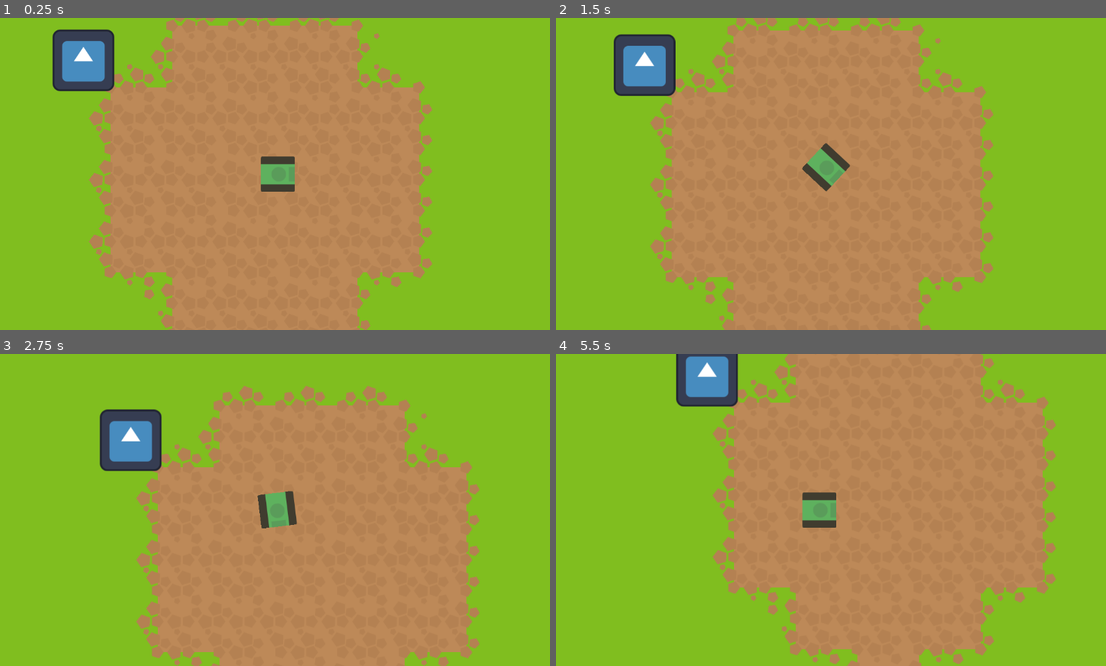
Above: before the commit, frames 1-4 (two rows, left to right).
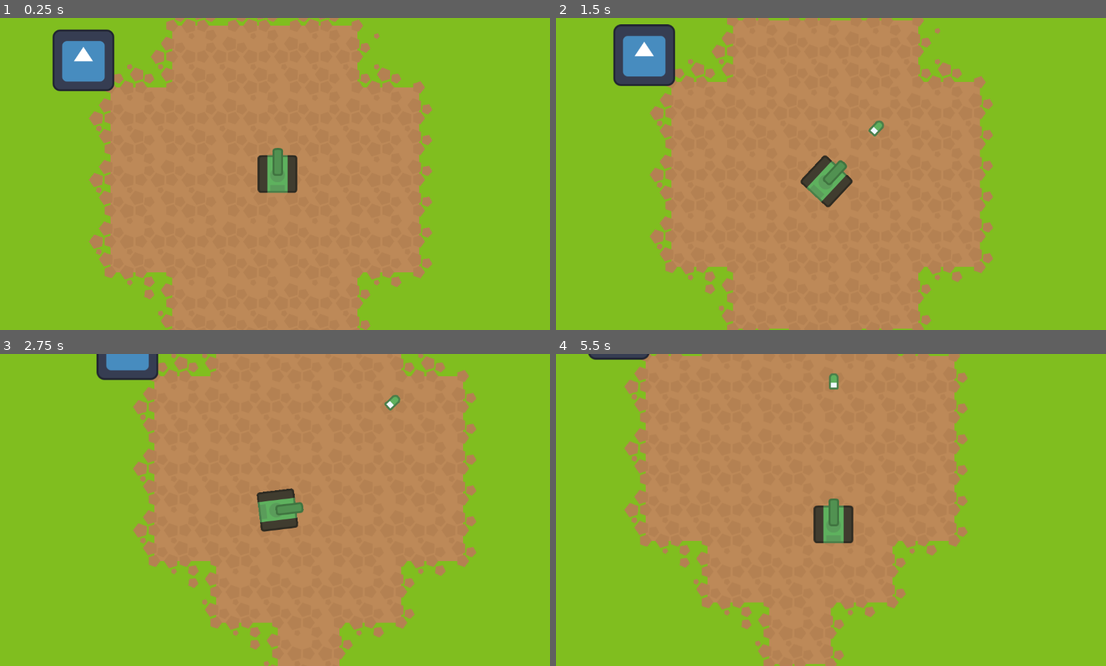
Above: after the commit, the same moments.

Repository: nbonkowski/ophasen-workshop-godot-2024
Game: Godot game, scene res://scenes/game.tscn
The game is run twice, just before and just after one commit, with the same random seed, the same clock (stepped at 60 frames per second) and the same inputs. The engine's default icon, where the game draws it, is replaced by a stand-in: a white triangle on a blue panel in a dark square.
Inputs:
- Up to frame 1 (0.25 s): no input
- Up to frame 2 (1.5 s): tap Enter at 0.5 s; hold D (turn_right) 0.53-1.28 s; tap Space (fire_tank, bound only after the commit) at 0.6, 1.35 s; hold S (drive_down) from 1.28 s (still down)
- Up to frame 3 (2.75 s): release S (drive_down) at 2.03 s; hold D (turn_right) from 2.03 s (still down); tap Space (fire_tank, bound only after the commit) at 2.1 s
- Up to frame 4 (5.5 s): release D (turn_right) at 2.78 s; hold W (drive_up) 2.78-3.53 s; tap Space (fire_tank, bound only after the commit) every 0.75 s from 2.85 to 5.1 s; hold A (turn_left) 3.53-5.03 s; hold S (drive_down) from 5.03 s (still down)

The runs differ from the first frame. In frame 1, 0.6% of the frame differs, in the area x 46-55%, y 41-57%; in frame 2, 7.9%; in frame 3, 25%; in frame 4, 33%, in the area x 5-91%, y 0-100%.

Commit message:
add simple projectiles to player

Diff:
--- a/project.godot
+++ b/project.godot
@@ -37,3 +37,8 @@
 "events": [Object(InputEventKey,"resource_local_to_scene":false,"resource_name":"","device":-1,"window_id":0,"alt_press …(192 unchanged characters)…
 ]
 }
+fire_tank={
+"deadzone": 0.5,
+"events": [Object(InputEventKey,"resource_local_to_scene":false,"resource_name":"","device":-1,"window_id":0,"alt_pressed":false,"shift_pressed":false,"ctrl_pressed":false,"meta_pressed":false,"pressed":false,"keycode":0,"physical_keycode":32,"key_label":0,"unicode":32,"location":0,"echo":false,"script":null)
+]
+}
--- a/scenes/prefabs/player.tscn
+++ b/scenes/prefabs/player.tscn
@@ -1,23 +1,30 @@
-[gd_scene load_steps=4 format=3 uid="uid://dp5xlyyl816fv"]
+[gd_scene load_steps=5 format=3 uid="uid://dp5xlyyl816fv"]
 
-[ext_resource type="Texture2D" uid="uid://ob5ak1u0sx8a" path="res://sprites/PNG/Tanks/tankGreen.png" id="1_r78wl"]
 [ext_resource type="Script" path="res://scripts/player_movement.gd" id="2_lp258"]
+[ext_resource type="Texture2D" uid="uid://bisd67ojokl4o" path="res://sprites/PNG/Tanks/tankGreen_outline.png" id="2_tkg60"]
+[ext_resource type="Texture2D" uid="uid://b4h5dm1gxontt" path="res://sprites/PNG/Tanks/barrelGreen_outline.png" id="3_1yots"]
 
 [sub_resource type="RectangleShape2D" id="RectangleShape2D_0c0t3"]
-size = Vector2(70, 73)
+size = Vector2(79, 76)
 
 [node name="Player" type="Node2D"]
 
 [node name="CharacterBody2D" type="CharacterBody2D" parent="."]
 script = ExtResource("2_lp258")
 
-[node name="Sprite2D" type="Sprite2D" parent="CharacterBody2D"]
-rotation = -1.5708
-texture = ExtResource("1_r78wl")
+[node name="Tank" type="Sprite2D" parent="CharacterBody2D"]
+texture = ExtResource("2_tkg60")
+
+[node name="Barrel" type="Sprite2D" parent="CharacterBody2D"]
+position = Vector2(0, -25)
+texture = ExtResource("3_1yots")
 
 [node name="CollisionShape2D" type="CollisionShape2D" parent="CharacterBody2D"]
-position = Vector2(0, 0.5)
+position = Vector2(-0.5, 0)
 shape = SubResource("RectangleShape2D_0c0t3")
 
 [node name="Camera2D" type="Camera2D" parent="CharacterBody2D"]
 position_smoothing_enabled = true
+
+[node name="Projectile_Marker" type="Marker2D" parent="CharacterBody2D"]
+position = Vector2(0, -75)
--- /dev/null
+++ b/scenes/prefabs/tank_projectile.tscn
@@ -0,0 +1,16 @@
+[gd_scene load_steps=4 format=3 uid="uid://dhoi3ylt67dvx"]
+
+[ext_resource type="Script" path="res://scripts/projectile_movement.gd" id="1_00fdg"]
+[ext_resource type="Texture2D" uid="uid://cl72evefwjgx6" path="res://sprites/PNG/Bullets/bulletGreenSilver_outline.png" id="1_ihmqq"]
+
+[sub_resource type="CapsuleShape2D" id="CapsuleShape2D_qe1jf"]
+height = 34.0
+
+[node name="TankProjectile" type="CharacterBody2D"]
+script = ExtResource("1_00fdg")
+
+[node name="Sprite2D" type="Sprite2D" parent="."]
+texture = ExtResource("1_ihmqq")
+
+[node name="CollisionShape2D" type="CollisionShape2D" parent="."]
+shape = SubResource("CapsuleShape2D_qe1jf")
--- a/scripts/player_movement.gd
+++ b/scripts/player_movement.gd
@@ -3,13 +3,20 @@
 @export var speed = 180
 @export var rotation_speed = 1
 
+@onready var PROJECTILE = preload("res://scenes/prefabs/tank_projectile.tscn")
+
 var rotation_direction = 0
 
 func get_input():
 	rotation_direction = Input.get_axis("turn_left", "turn_right")
-	velocity = transform.x * Input.get_axis("drive_down", "drive_up") * speed
+	velocity = transform.y * Input.get_axis("drive_up", "drive_down") * speed
 
 func _physics_process(delta):
+	if Input.is_action_just_pressed("fire_tank"):
+		var projectile = PROJECTILE.instantiate()
+		projectile.rotation = rotation
+		get_node("/root/Game/").add_child(projectile)
+		projectile.global_position = $Projectile_Marker.global_position
 	get_input()
 	rotation += rotation_direction * rotation_speed * delta
 	move_and_slide()
--- /dev/null
+++ b/scripts/projectile_movement.gd
@@ -0,0 +1,11 @@
+extends CharacterBody2D
+
+
+# Called when the node enters the scene tree for the first time.
+func _ready() -> void:
+	velocity = -transform.y * 400
+
+
+# Called every frame. 'delta' is the elapsed time since the previous frame.
+func _process(delta: float) -> void:
+	move_and_slide()
